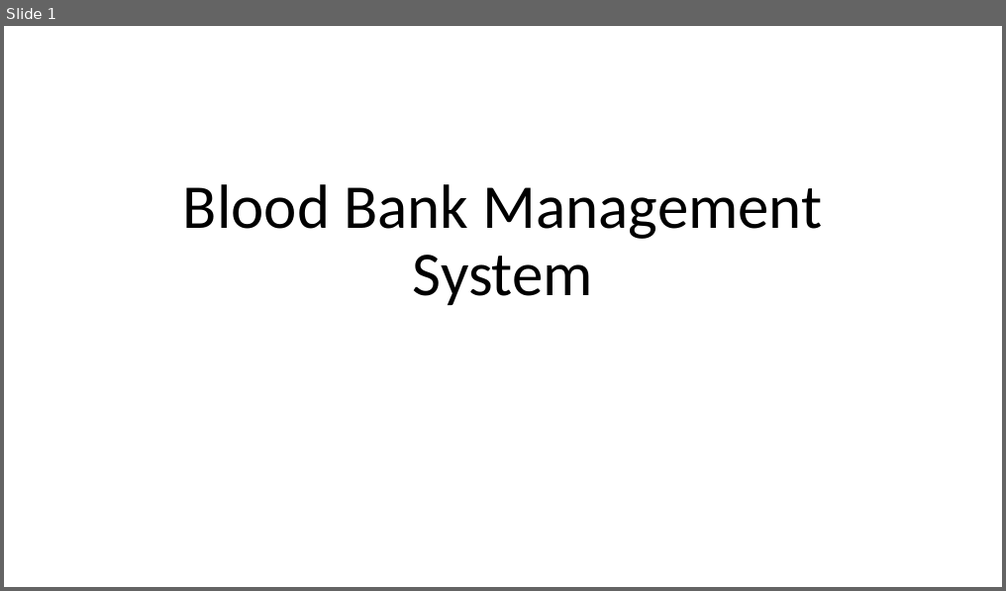
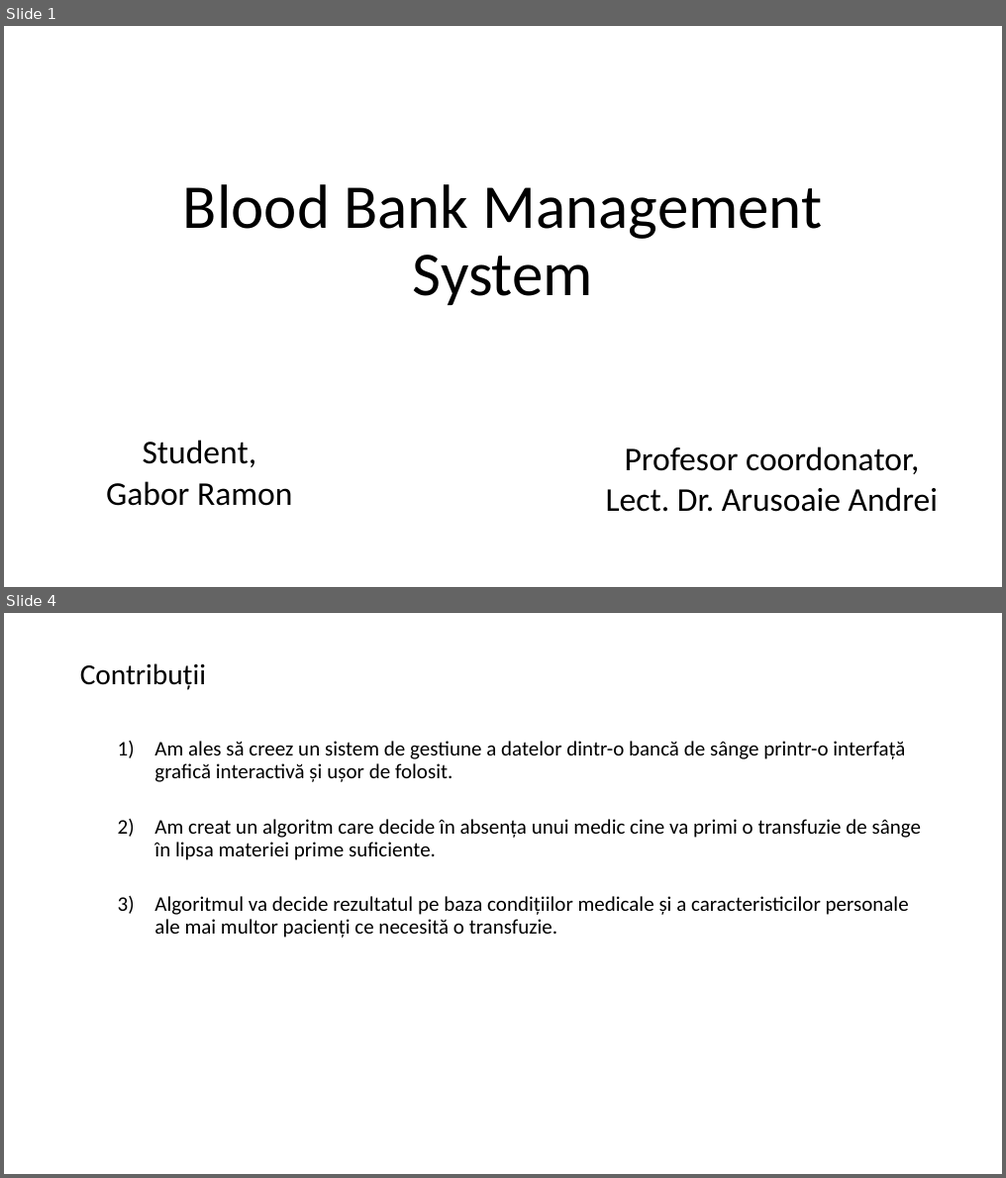
Before and after one commit to ramongabor95/Licenta, a slide deck: Licenta-Ramon Gabor.pptx. Shown one above the other, each under a label of ours: slide 1 before the commit, slides 1 and 4 after it; the slides between them are not shown. The pictures are 1006x591 and 1006x1178 pixels, drawn with LibreOffice and Linux fonts; fonts in the diff are those of the drawing. Boxes give left, top, right and bottom in pixels: in the first picture for what was removed or moved away, otherwise in the second. Text is boxed around its words. In the diff, an @@ line names an element or a change of style, - is before the commit and + after.

```diff
--- a/Licenta-Ramon Gabor.pptx
+++ b/Licenta-Ramon Gabor.pptx
@@ slide 4 added at bbox=[4, 613, 1002, 1174], background #FFFFFF @@
@@ text added at bbox=[80, 663, 921, 938], 20 pt, text #000000 @@
+Contribuții
+  1) Am ales să creez un sistem de gestiune a datelor dintr-o bancă de sânge printr-o interfață grafică interactivă și ușor de folosit.
+  2) Am creat un algoritm care decide în absența unui medic cine va primi o transfuzie de sânge în lipsa materiei prime suficiente.
+  3) Algoritmul va decide rezultatul pe baza condițiilor medicale și a caracteristicilor personale ale mai multor pacienți ce necesită o transfuzie.
@@ slide 1 changed as well @@
@@ subtitle added at bbox=[106, 440, 293, 506], 32 pt, text #000000 @@
+Student,
+Gabor Ramon
@@ text added at bbox=[606, 447, 938, 512], 32 pt, text #000000 @@
+Profesor coordonator,
+Lect. Dr. Arusoaie Andrei
```
Also in this commit, not shown: 11 other slides added.
